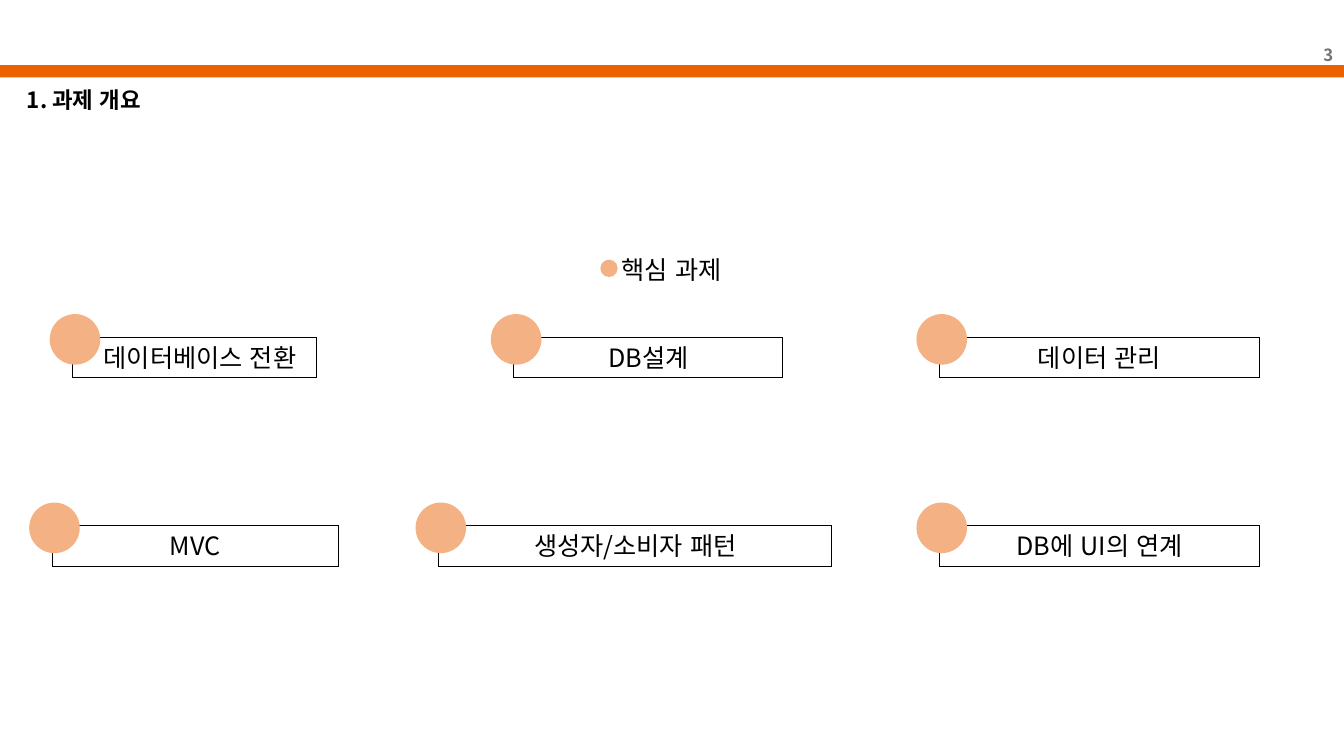
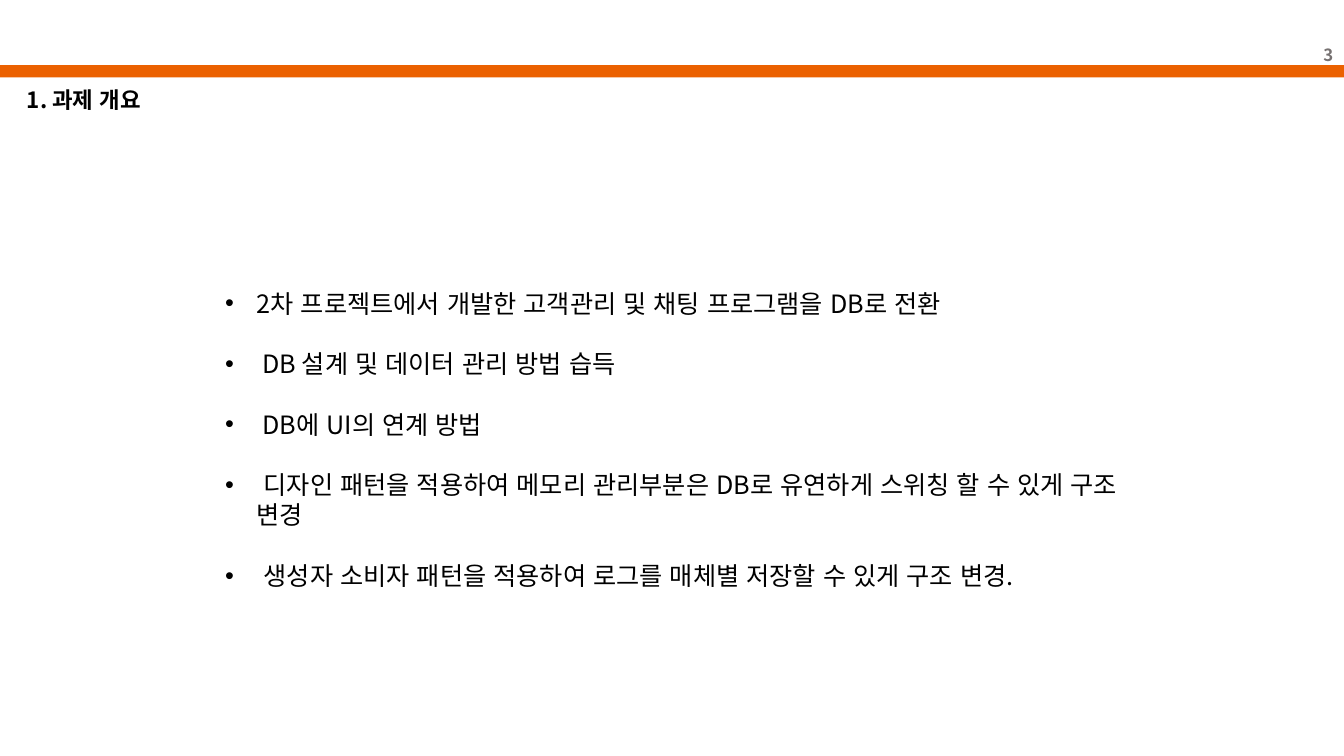
Before and after one commit to lee-jonggu/Oracle-DB, a slide deck: slide 3 of 3차 미니 프로젝트_이종구.pptx. Drawn at 1344x756 pixels with LibreOffice and Linux fonts; fonts in the diff are those of the drawing; background and template pictures are left out. Boxes give left, top, right and bottom in pixels: in the first picture for what was removed or moved away, otherwise in the second. Text is boxed around its words. In the diff, an @@ line names an element or a change of style, - is before the commit and + after.

```diff
--- a/3차 미니 프로젝트_이종구.pptx
+++ b/3차 미니 프로젝트_이종구.pptx
@@ ellipse removed at (x1=601, y1=260, x2=617, y2=276) @@
@@ text removed at (x1=622, y1=258, x2=721, y2=281) @@
-핵심 과제
@@ text added at (x1=257, y1=292, x2=1117, y2=587), 18 pt, text #000000 @@
+• 2차 프로젝트에서 개발한 고객관리 및 채팅 프로그램을 DB로 전환
+• DB 설계 및 데이터 관리 방법 습득
+• DB에 UI의 연계 방법
+• 디자인 패턴을 적용하여 메모리 관리부분은 DB로 유연하게 스위칭 할 수 있게 구조 변경
+• 생성자 소비자 패턴을 적용하여 로그를 매체별 저장할 수 있게 구조 변경.
@@ ellipse removed at (x1=50, y1=315, x2=100, y2=364) @@
@@ ellipse removed at (x1=492, y1=315, x2=541, y2=364) @@
@@ ellipse removed at (x1=918, y1=315, x2=967, y2=364) @@
@@ rectangle removed at (x1=73, y1=337, x2=317, y2=377) @@
-데이터베이스 전환
@@ rectangle removed at (x1=514, y1=337, x2=783, y2=377) @@
-DB설계
@@ rectangle removed at (x1=940, y1=337, x2=1259, y2=377) @@
-데이터 관리
@@ ellipse removed at (x1=30, y1=503, x2=80, y2=553) @@
@@ ellipse removed at (x1=416, y1=503, x2=466, y2=553) @@
@@ ellipse removed at (x1=918, y1=503, x2=967, y2=553) @@
@@ rectangle removed at (x1=52, y1=526, x2=339, y2=567) @@
-MVC
@@ rectangle removed at (x1=439, y1=525, x2=832, y2=566) @@
-생성자/소비자 패턴
@@ rectangle removed at (x1=940, y1=525, x2=1259, y2=566) @@
-DB에 UI의 연계
```
Also in this commit, not shown: 3 other slides changed, 1 slide added, 1 other file.
